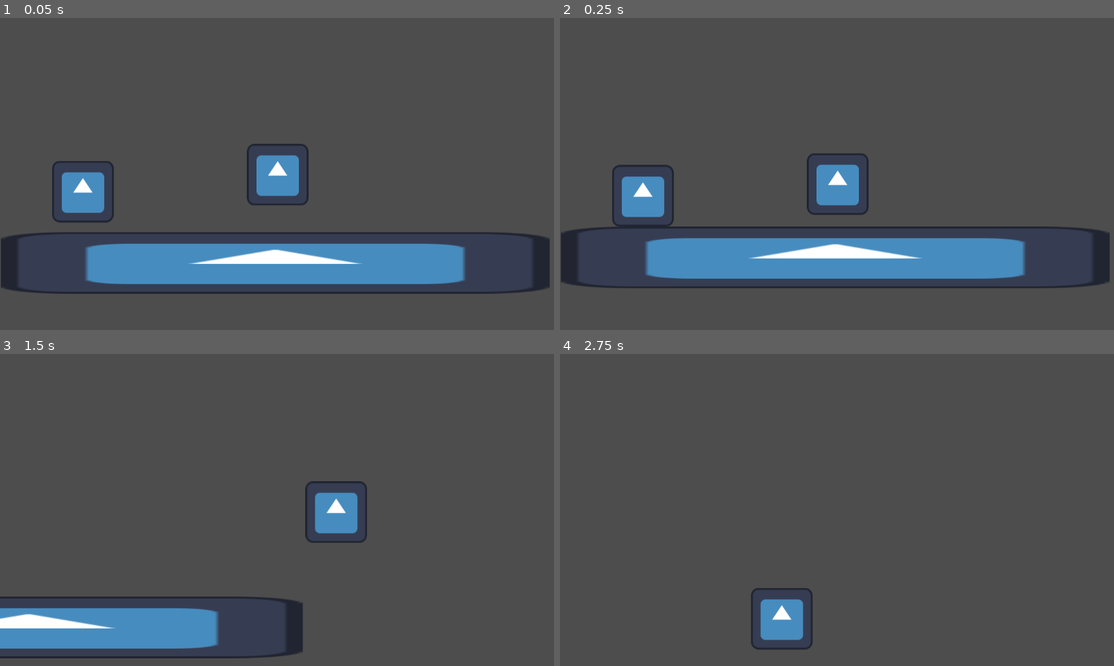
Above: before the commit, frames 1-4 (two rows, left to right).
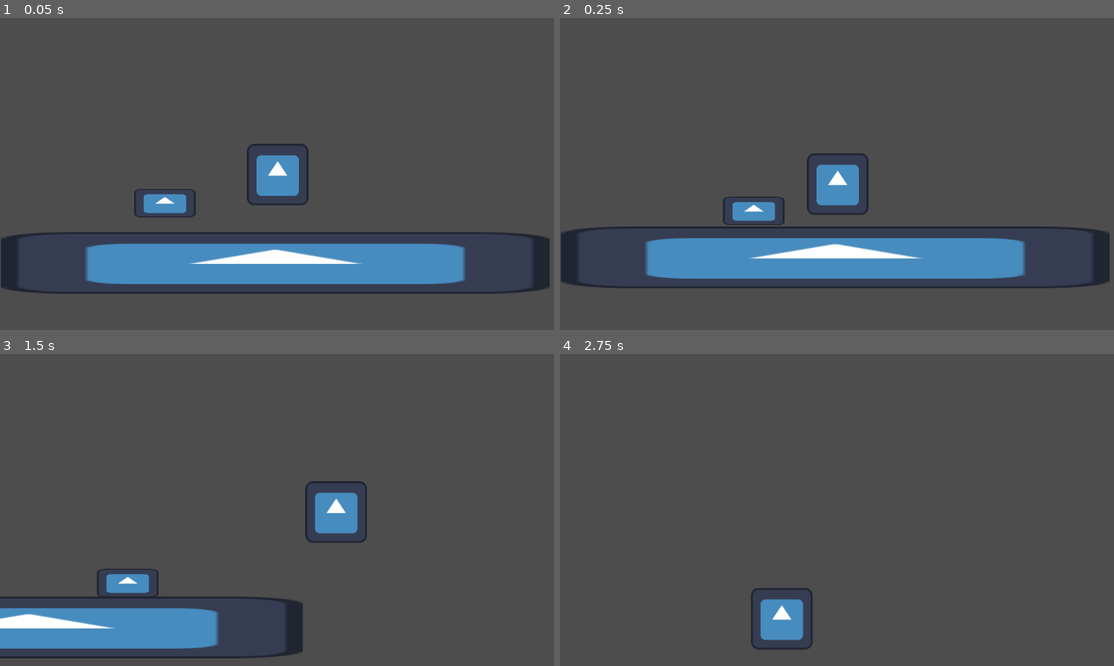
Above: after the commit, the same moments.

Repository: dzfrias/gladiator
Game: Godot game, scene res://scenes/test_scene.tscn
The game is run twice, just before and just after one commit, with the same random seed, the same clock (stepped at 60 frames per second) and the same inputs. The engine's default icon, where the game draws it, is replaced by a stand-in: a white triangle on a blue panel in a dark square.
Inputs (mouse positions are in pixels of both pictures, inside the frame that each line leads up to):
- Up to frame 1 (0.05 s): no input
- Up to frame 2 (0.25 s): no input
- Up to frame 3 (1.5 s): move the mouse to (398, 494) at 0.52 s; press the mouse at (398, 494) at 0.53 s; hold D (right) from 0.53 s (still down); tap Space (jump) at 0.77 s; move the mouse to (166, 525) at 1.27 s; release the mouse at (166, 525) at 1.28 s; click (166, 525) at 1.35 s
- Up to frame 4 (2.75 s): tap Space (jump) at 1.52 s; move the mouse to (892, 441) at 2.02 s; release D (right) at 2.03 s; press the mouse at (892, 441) at 2.03 s; hold A (left) from 2.03 s (still down)

The runs differ from the first frame. In frame 1, 1.9% of the frame differs, in the area x 9-36%, y 45-66%; in frame 2, 1.9%, in the area x 9-41%, y 46-67%; in frame 3, 0.6%; in frame 4, nothing differs.

Commit message:
Add basic wolf enemy

Diff:
--- a/scenes/player.tscn
+++ b/scenes/player.tscn
@@ -10,6 +10,7 @@
 size = Vector2(130, 128)
 
 [node name="Player" type="CharacterBody2D"]
+collision_layer = 2
 script = ExtResource("1_5wdcp")
 move_speed = 20000.0
 
--- a/scenes/test_scene.tscn
+++ b/scenes/test_scene.tscn
@@ -2,7 +2,7 @@
 
 [ext_resource type="PackedScene" uid="uid://dv7ihnextsw4v" path="res://scenes/player.tscn" id="1_ql7v1"]
 [ext_resource type="Texture2D" uid="uid://dccns2r7l5dx3" path="res://assets/icon.svg" id="2_xlqv4"]
-[ext_resource type="PackedScene" uid="uid://ckkso33gcybml" path="res://scenes/box.tscn" id="3_u64fv"]
+[ext_resource type="PackedScene" uid="uid://bydm8vffd6nwt" path="res://scenes/wolf.tscn" id="3_o7uif"]
 
 [sub_resource type="RectangleShape2D" id="RectangleShape2D_yvj7l"]
 size = Vector2(128, 126)
@@ -23,5 +23,5 @@
 [node name="CollisionShape2D" type="CollisionShape2D" parent="Floor"]
 shape = SubResource("RectangleShape2D_yvj7l")
 
-[node name="Box" parent="." instance=ExtResource("3_u64fv")]
-position = Vector2(-396, -25)
+[node name="Wolf" parent="." instance=ExtResource("3_o7uif")]
+position = Vector2(-236, -1)
--- /dev/null
+++ b/scenes/wolf.tscn
@@ -0,0 +1,41 @@
+[gd_scene load_steps=6 format=3 uid="uid://bydm8vffd6nwt"]
+
+[ext_resource type="Script" path="res://scripts/wolf.gd" id="1_4octj"]
+[ext_resource type="Texture2D" uid="uid://dccns2r7l5dx3" path="res://assets/icon.svg" id="1_oje08"]
+[ext_resource type="Script" path="res://scripts/health.gd" id="2_d7ips"]
+
+[sub_resource type="RectangleShape2D" id="RectangleShape2D_ot88w"]
+size = Vector2(128, 59)
+
+[sub_resource type="RectangleShape2D" id="RectangleShape2D_kmjyx"]
+size = Vector2(200.25, 1066)
+
+[node name="Node2D" type="CharacterBody2D"]
+collision_layer = 2
+script = ExtResource("1_4octj")
+
+[node name="Sprite2D" type="Sprite2D" parent="."]
+position = Vector2(0, -5.96046e-08)
+scale = Vector2(1, 0.460938)
+texture = ExtResource("1_oje08")
+
+[node name="CollisionShape2D" type="CollisionShape2D" parent="."]
+position = Vector2(0, -0.5)
+shape = SubResource("RectangleShape2D_ot88w")
+
+[node name="Health" type="Node" parent="."]
+script = ExtResource("2_d7ips")
+max_health = 15.0
+
+[node name="DetectionZone" type="Area2D" parent="."]
+collision_mask = 2
+
+[node name="CollisionShape2D" type="CollisionShape2D" parent="DetectionZone"]
+position = Vector2(2, -68.875)
+rotation = -1.5708
+shape = SubResource("RectangleShape2D_kmjyx")
+
+[connection signal="damage_taken" from="Health" to="." method="_on_health_damage_taken"]
+[connection signal="died" from="Health" to="." method="_on_health_died"]
+[connection signal="body_entered" from="DetectionZone" to="." method="_on_detection_zone_body_entered"]
+[connection signal="body_exited" from="DetectionZone" to="." method="_on_detection_zone_body_exited"]
--- a/scripts/player.gd
+++ b/scripts/player.gd
@@ -1,3 +1,5 @@
+class_name Player
+
 extends CharacterBody2D
 
 @export var move_speed : float = 10000
--- /dev/null
+++ b/scripts/wolf.gd
@@ -0,0 +1,37 @@
+extends CharacterBody2D
+
+
+@export var speed: float = 300.0
+var tracking: Node2D
+
+
+func _physics_process(delta: float) -> void:
+	if not is_on_floor():
+		velocity += get_gravity() * delta
+
+	if tracking:
+		var direction = sign(tracking.position.x - position.x)
+		velocity.x = direction * speed
+	else:
+		velocity.x = move_toward(velocity.x, 0, speed)
+
+	move_and_slide()
+
+
+func _on_detection_zone_body_entered(body: Node2D) -> void:
+	if body is Player:
+		tracking = body
+
+
+func _on_detection_zone_body_exited(body: Node2D) -> void:
+	if body is Player:
+		tracking = null
+
+
+func _on_health_damage_taken(_amount: float) -> void:
+	print("Wolf damage taken")
+
+
+func _on_health_died() -> void:
+	print("Wolf died")
+	queue_free()
